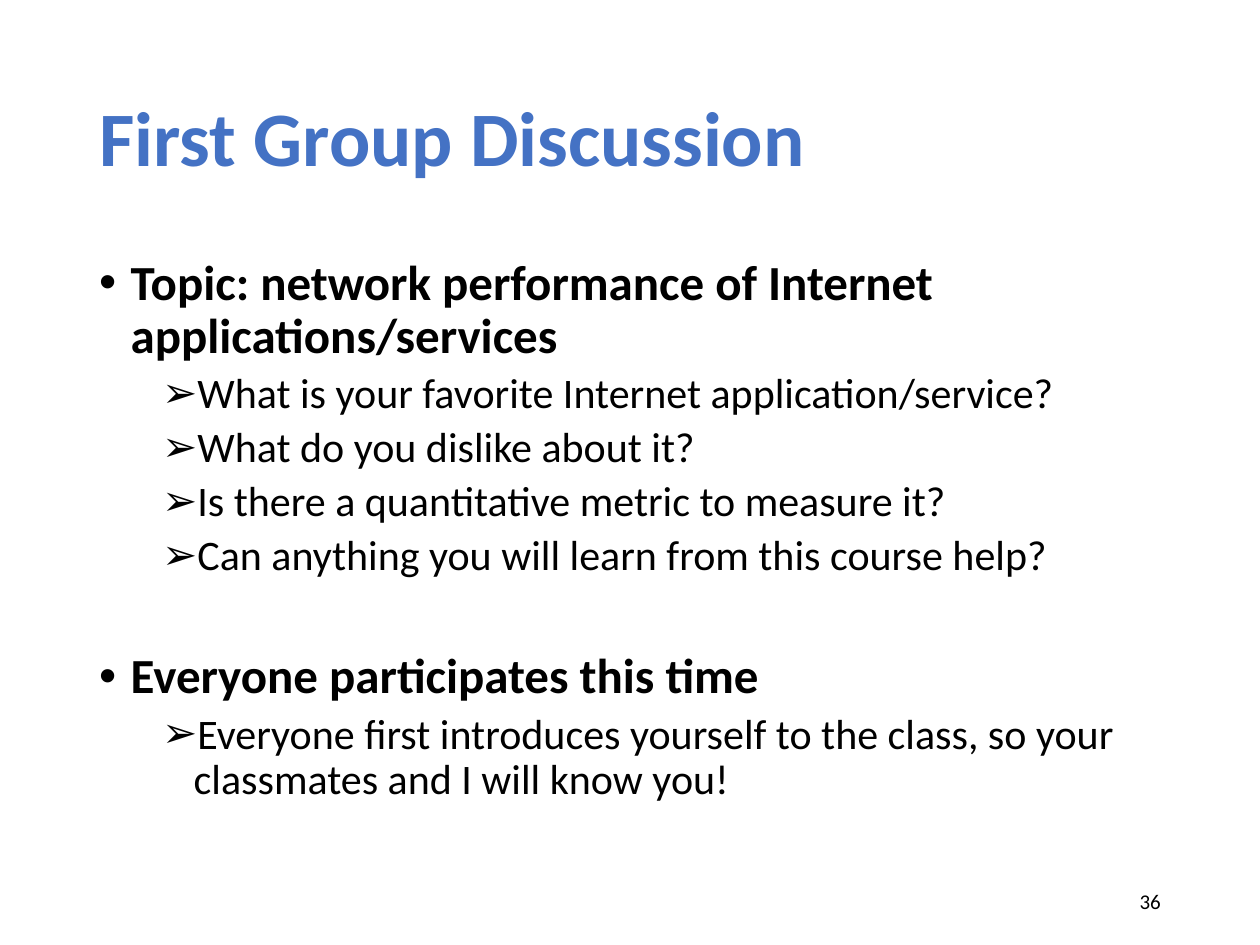
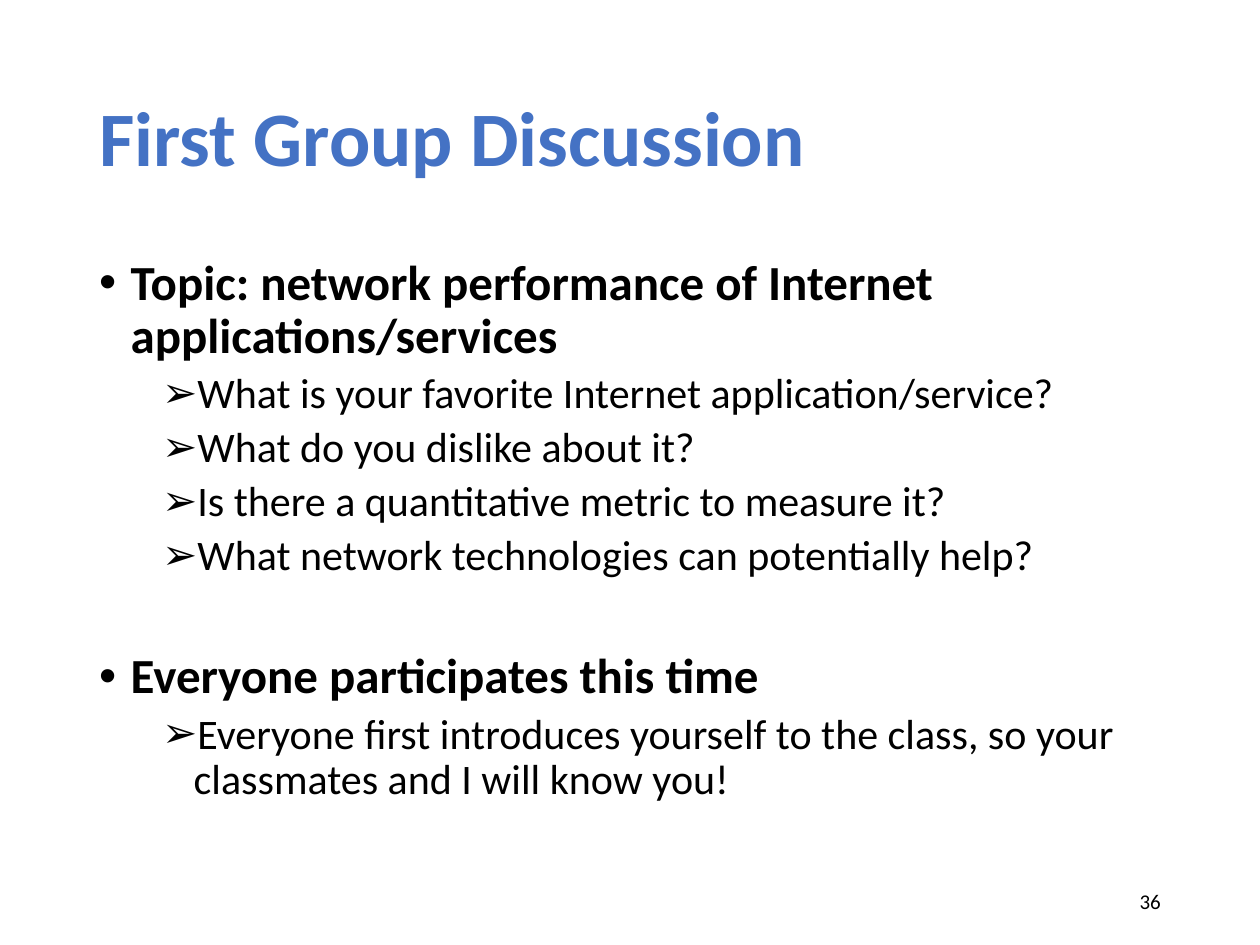
Before and after one commit to xinjin/course-net, a slide deck: slide 36 of slides/lec01_introduction.pptx. Drawn at 1260x945 pixels with LibreOffice and Linux fonts; fonts in the diff are those of the drawing. Boxes give left, top, right and bottom in pixels: in the first picture for what was removed or moved away, otherwise in the second. Text is boxed around its words. In the diff, an @@ line names an element or a change of style, - is before the commit and + after.

```diff
--- a/slides/lec01_introduction.pptx
+++ b/slides/lec01_introduction.pptx
@@ text at [197,540,1033,578]: text changed @@
-  ➢ Can anything you will learn from this course help?
+  ➢ What network technologies can potentially help?
```
Also in this commit, not shown: 6 other slides changed, 2 other files.
